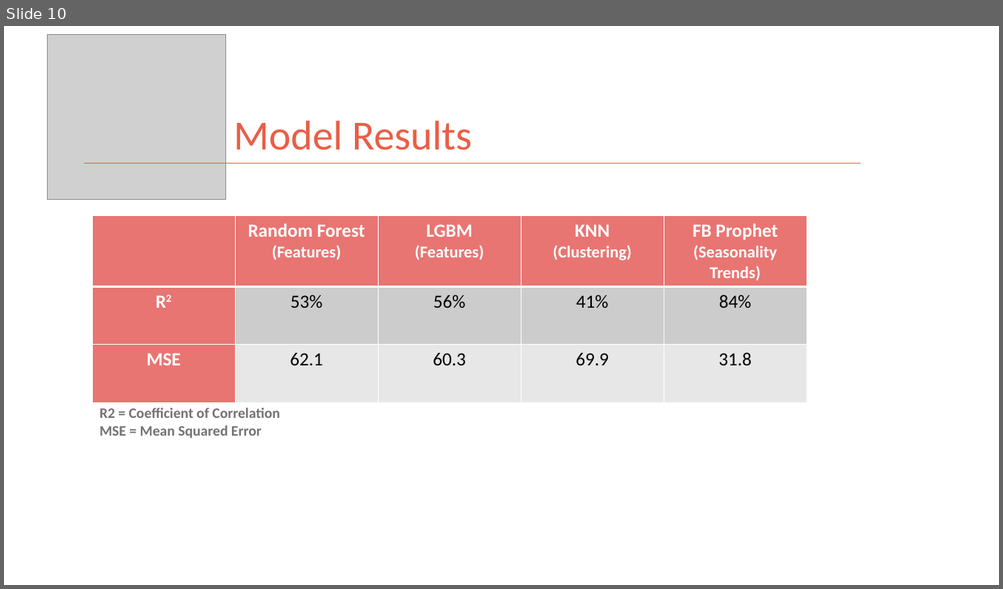
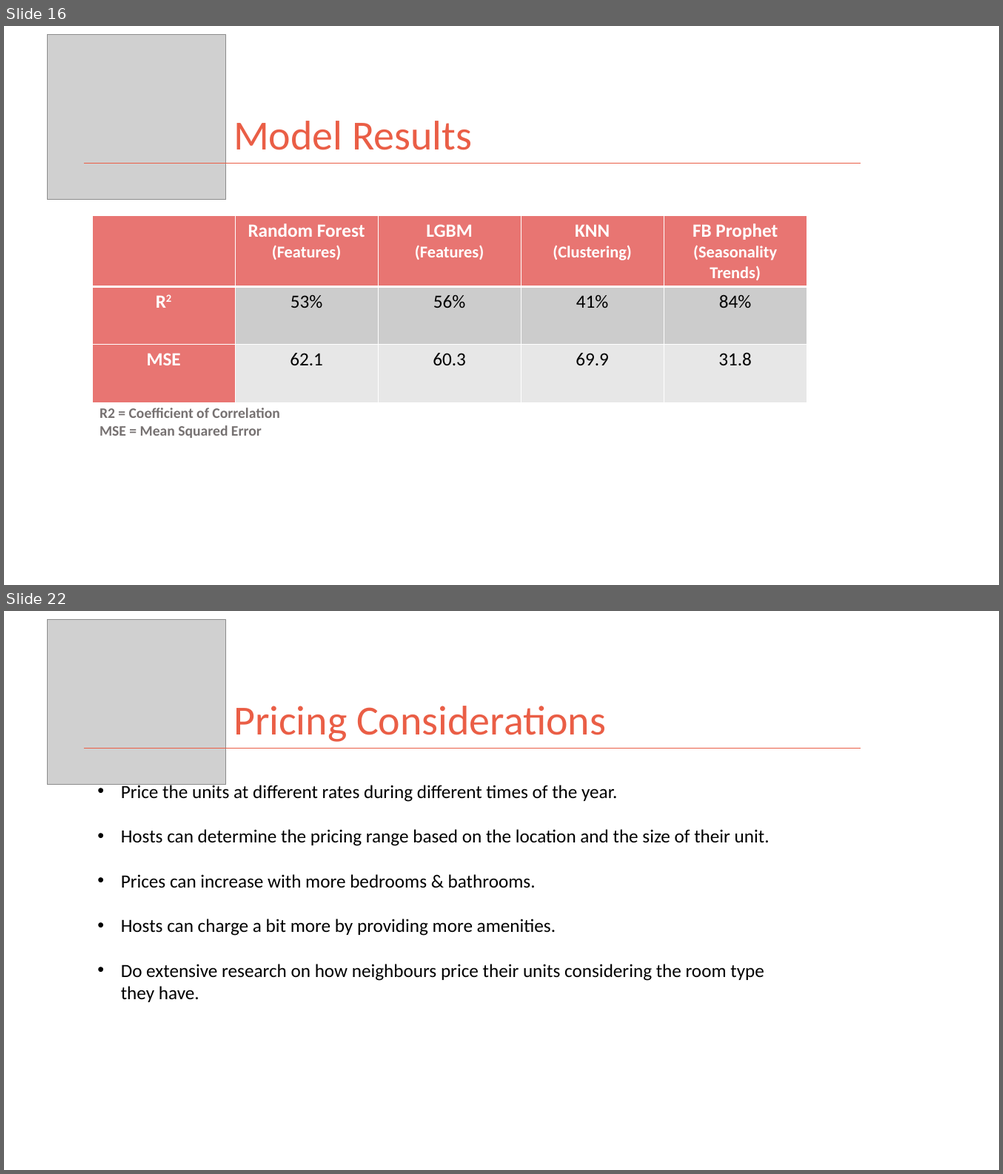
Before and after one commit to kman4/AirbnbPredictions, a slide deck: Airbnb Price Predictions (Model).pptx. Shown one above the other, each under a label of ours: slide 10 before the commit, slides 16 and 22 after it; the slides between them are not shown. The pictures are 1003x589 and 1003x1174 pixels, drawn with LibreOffice and Linux fonts; fonts in the diff are those of the drawing; grey boxes stand for pictures. Boxes give left, top, right and bottom in pixels: in the first picture for what was removed or moved away, otherwise in the second. Text is boxed around its words. In the diff, an @@ line names an element or a change of style, - is before the commit and + after.

Commit message:
add cover image and update powerpoint

```diff
--- a/Airbnb Price Predictions (Model).pptx
+++ b/Airbnb Price Predictions (Model).pptx
@@ slide 22 added at <box>4,611,999,1170</box>, background #FFFFFF @@
@@ picture added at <box>47,620,225,785</box> @@
@@ title added at <box>233,706,606,742</box>, 40 pt, text #EA5E46 @@
+Pricing Considerations
@@ line added from (84, 749) to (860, 749), #EA5E46 1 pt @@
@@ text added at <box>121,783,769,1002</box>, 18 pt, text #000000 @@
+• Price the units at different rates during different times of the year.
+• Hosts can determine the pricing range based on the location and the size of their unit.
+• Prices can increase with more bedrooms & bathrooms.
+• Hosts can charge a bit more by providing more amenities.
+• Do extensive research on how neighbours price their units considering the room type they have.
@@ what was slide 10 is now slide 16 @@
```
Also in this commit, not shown: 5 slides changed, 10 other slides added, 2 slides removed, 1 other file.
